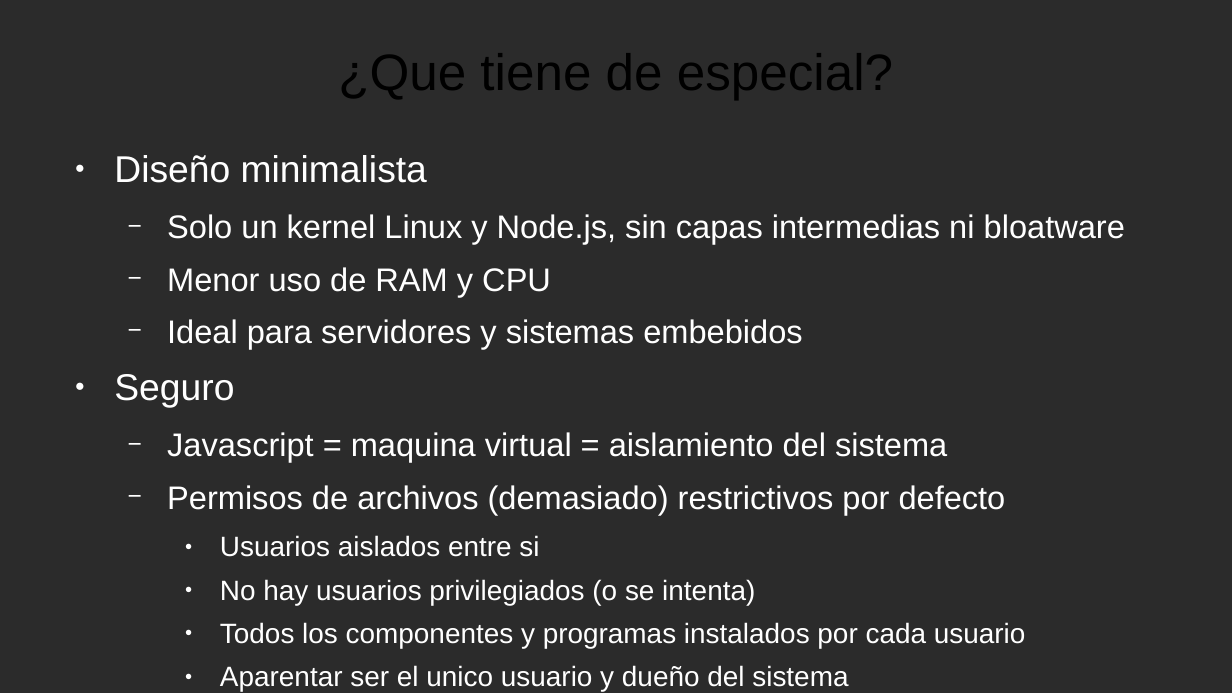
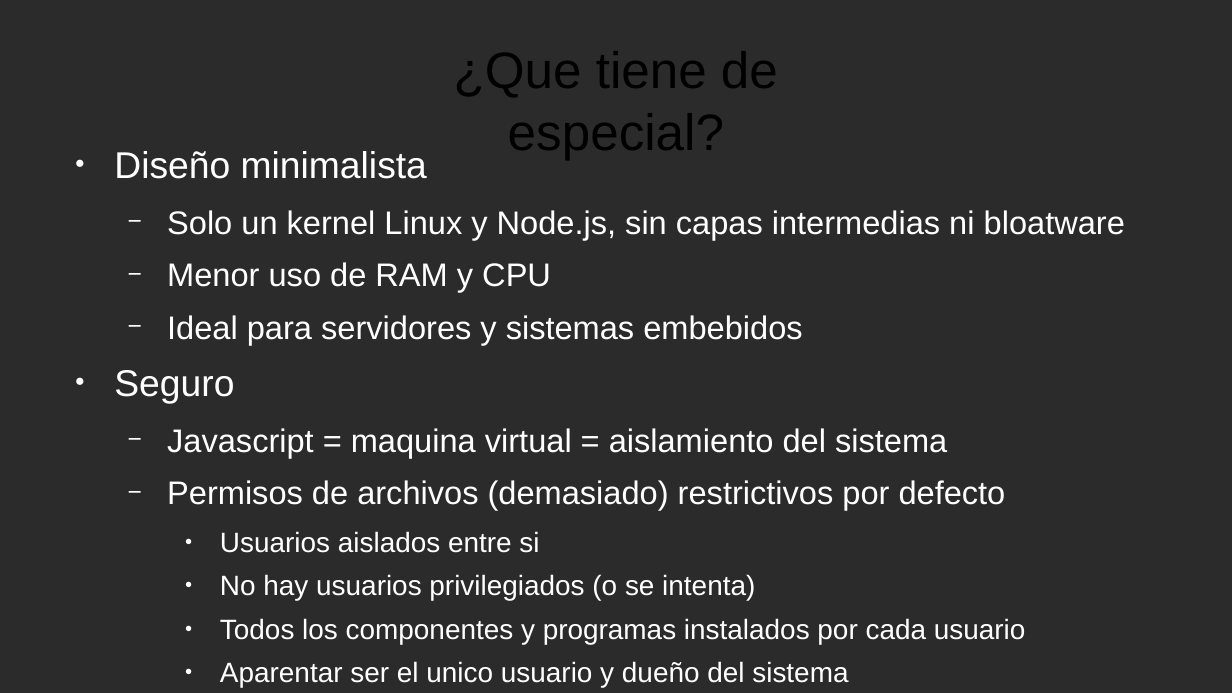
Before and after one commit to NodeOS/NodeOS, a slide deck: slide 4 of doc/NodeOS.odp. Drawn at 1232x693 pixels with LibreOffice and Linux fonts; fonts in the diff are those of the drawing; background and template pictures are left out; a plain dark background stands for a picture behind light text. Boxes give left, top, right and bottom in pixels: in the first picture for what was removed or moved away, otherwise in the second. Text is boxed around its words. In the diff, an @@ line names an element or a change of style, - is before the commit and + after.

```diff
--- a/doc/NodeOS.odp
+++ b/doc/NodeOS.odp
@@ title "¿Que tiene de especial?" rewrapped from (x1=338, y1=53, x2=893, y2=100) to (x1=454, y1=51, x2=778, y2=160) @@
@@ text "Diseño minimalista" moved from (x1=114, y1=155, x2=1125, y2=692) to (x1=114, y1=151, x2=1125, y2=687) @@
```
Also in this commit, not shown: 16 other slides changed, 1 slide removed, 1 other file.
